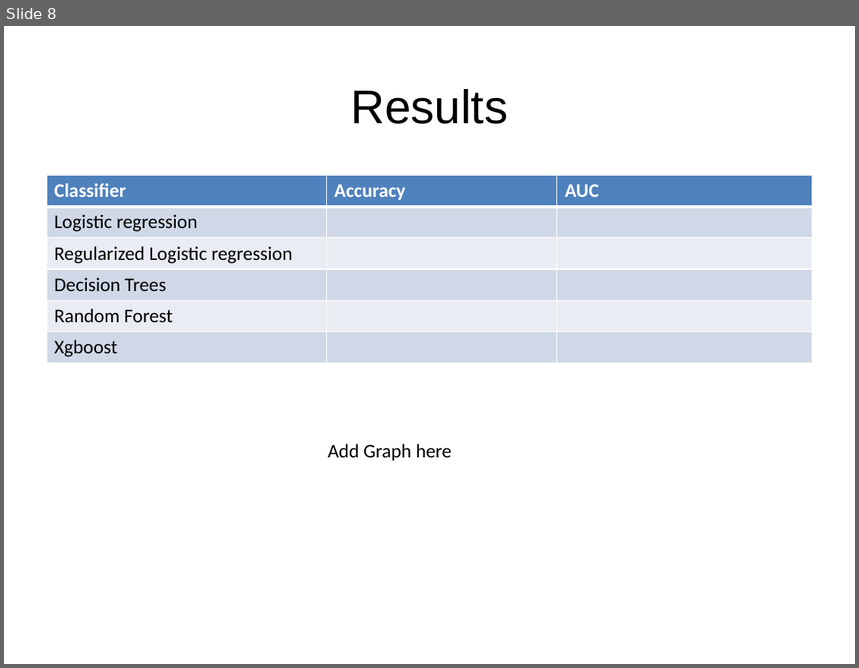
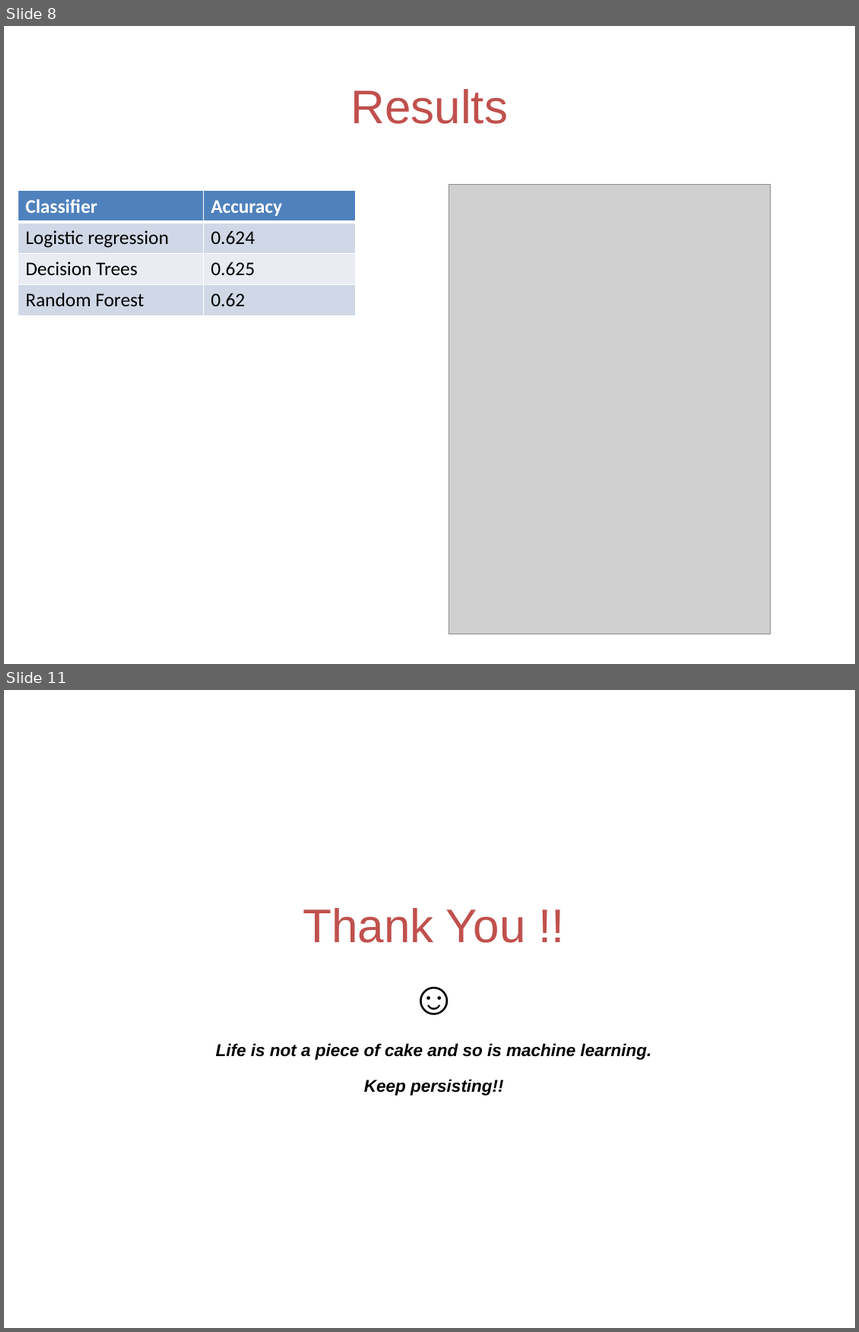
Before and after one commit to Anushi/hospital_readmissions, a slide deck: Project_presentation_Anushi.pptx. Shown one above the other, each under a label of ours: slide 8 before the commit, slides 8 and 11 after it; the slides between them are not shown. The pictures are 859x668 and 859x1332 pixels, drawn with LibreOffice and Linux fonts; fonts in the diff are those of the drawing; grey boxes stand for pictures. Boxes give left, top, right and bottom in pixels: in the first picture for what was removed or moved away, otherwise in the second. Text is boxed around its words. In the diff, an @@ line names an element or a change of style, - is before the commit and + after.

```diff
--- a/Project_presentation_Anushi.pptx
+++ b/Project_presentation_Anushi.pptx
@@ slide 11 added at <box>4,690,855,1328</box>, background #FFFFFF @@
@@ text added at <box>216,908,652,1096</box>, 16 pt, text #000000, bold, italic @@
+Thank You !!
+☺
+Life is not a piece of cake and so is machine learning.
+Keep persisting!!
@@ slide 8 changed as well @@
@@ title "Results" at <box>351,89,508,124</box>: text colour #000000 to #C0504D @@
@@ picture added at <box>449,184,771,635</box> @@
@@ table at <box>18,190,356,316</box> @@
-Classifier | Accuracy | AUC
-Logistic regression |  | 
-Regularized Logistic regression |  | 
-Decision Trees |  | 
-Random Forest |  | 
-Xgboost |  | 
+Classifier | Accuracy
+Logistic regression | 0.624
+Decision Trees | 0.625
+Random Forest | 0.62
@@ table: place and size @@
-table at <box>47,175,813,363</box>
+table at <box>18,190,356,316</box>
@@ text removed at <box>328,444,452,461</box> @@
-Add Graph here
```
Also in this commit, not shown: 7 other slides changed, 2 other slides added, 1 slide removed, 2 other files.
